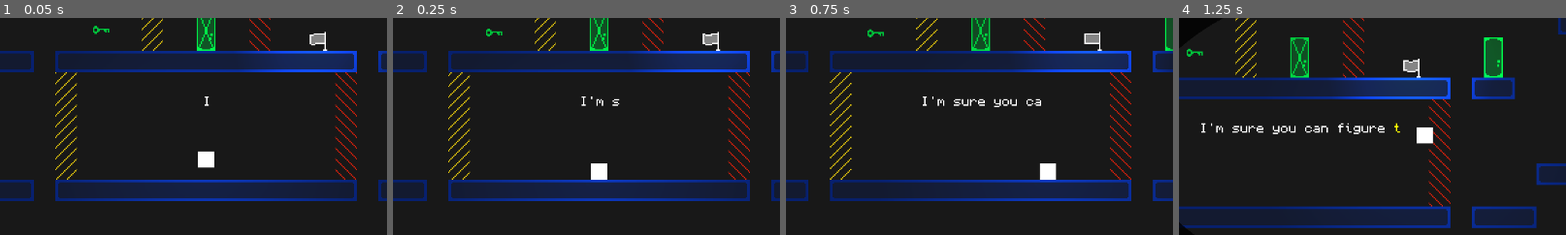
Above: before the commit, frames 1-4 (left to right).
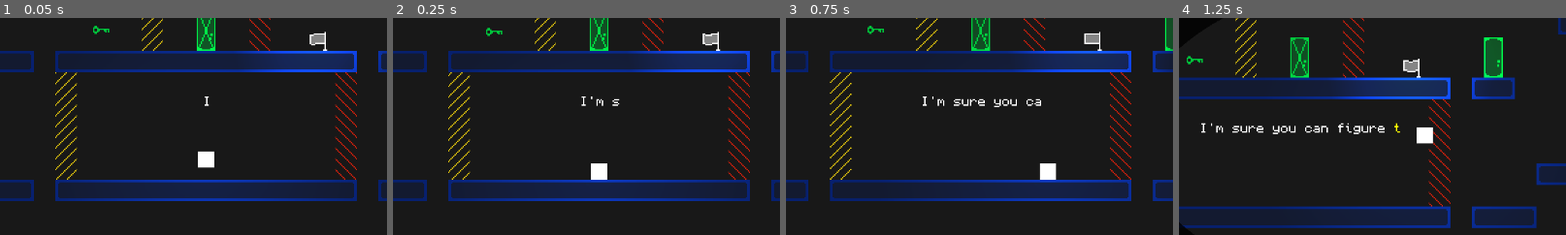
Above: after the commit, the same moments.

Repository: trainb0y/brackeys-2024-1
Game: Godot game, scene res://Scenes/Levels/level5.tscn
Same seed, same stepped clock (60 frames per second), same inputs: the game is played once before the commit and once after it. This scene is started directly instead of the project's main scene. Sound files missing from this copy of the repository are replaced by a short silence.
Inputs:
- Up to frame 1 (0.05 s): no input
- Up to frame 2 (0.25 s): no input
- Up to frame 3 (0.75 s): hold Right (player_right) from 0.53 s (still down); tap E (player_use) at 0.6 s
- Up to frame 4 (1.25 s): keep holding Right (player_right); tap Space (player_jump) at 0.77 s
The pictures show only the part of the screen within x 23-73%, y 23-73%; the shares and areas given below are measured in that part.

Frame 1 is identical in both runs. In frame 2, less than 0.1% of the frame differs, in the area x 24-29%, y 4-9%; in frame 3, 0.1%; in frame 4, 0.2%, in the area x 2-7%, y 13-22%.

Commit message:
fix key breaking physics

Diff:
--- a/Scripts/key.gd
+++ b/Scripts/key.gd
@@ -13,28 +13,28 @@
 
 @onready var spawn_point: Vector2 = position
 
+var time = 0
+
 func _ready():
 	modulate = unlocks.target.color
 
 func _physics_process(delta: float):
 	if target == null:
 		# budget tweening
-		position -= offset
-		offset = offset + Vector2(0, delta * t_dir * 10)
-		if abs(offset.y) > 5:
+		time += delta
+		if time > 0.4:
 			t_dir = -t_dir
-		position += offset
-		return
-	if target.position.distance_squared_to(position) > follow_distance * follow_distance:
-		target = null
-		return
-
-	var dir := (target.position - position).normalized()
-
-	if target.position.distance_squared_to(position) < near_distance * near_distance:
-		velocity = velocity.move_toward(Vector2.ZERO, delta * 1000)
+			time = 0
+		velocity = Vector2(0, delta * t_dir * 500)
 	else:
-		velocity = dir * speed
+		if target.position.distance_squared_to(position) > follow_distance * follow_distance:
+			target = null
+			return
+		var dir := (target.position - position).normalized()
+		if target.position.distance_squared_to(position) < near_distance * near_distance:
+			velocity = velocity.move_toward(Vector2.ZERO, delta * 1000)
+		else:
+			velocity = dir * speed
 
 	move_and_slide()
 
